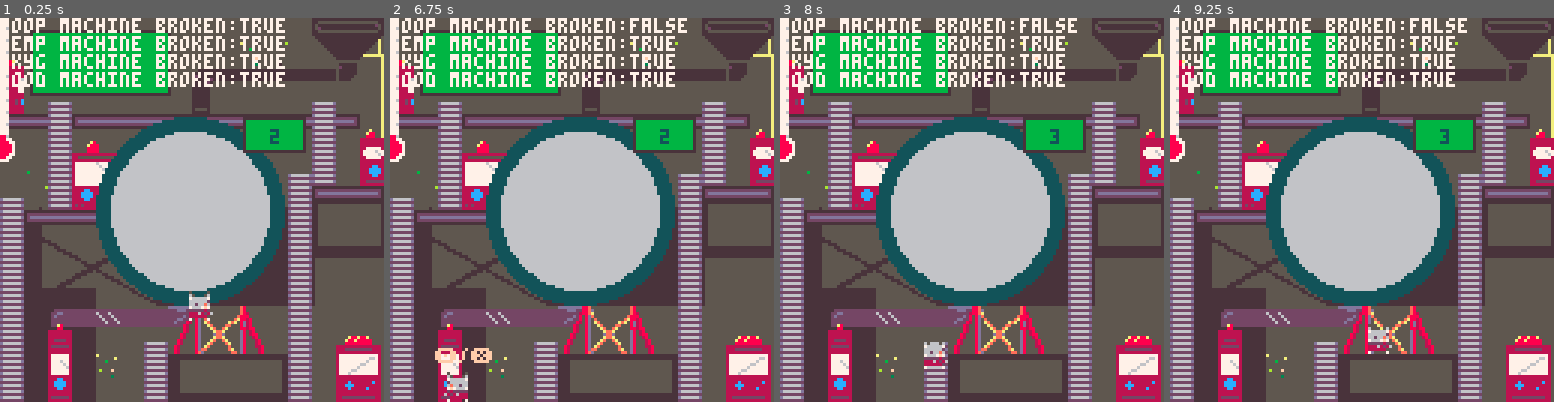
Above: before the commit, frames 1-4 (left to right).
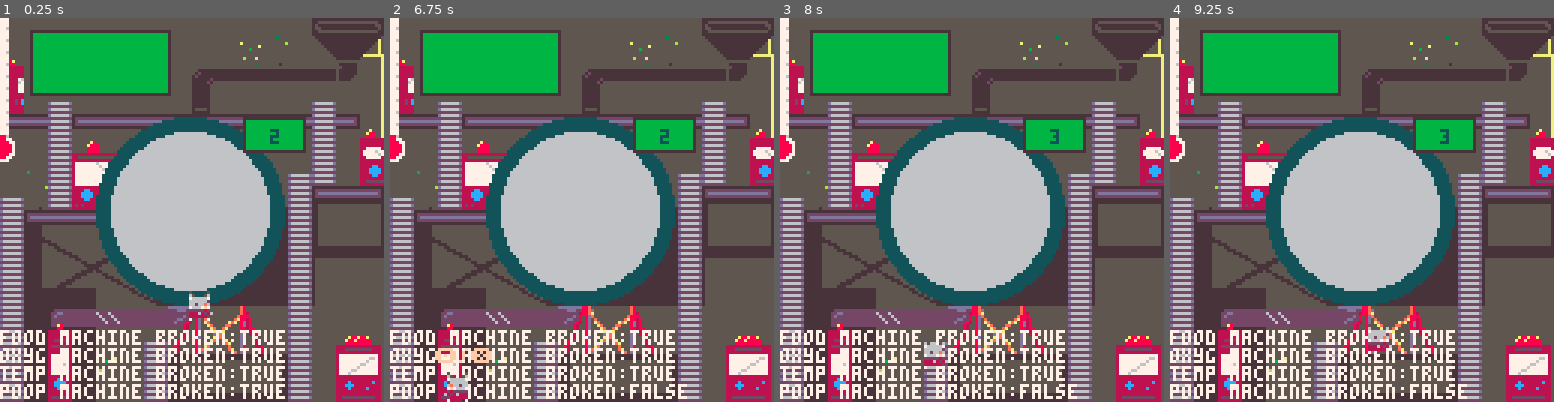
Above: after the commit, the same moments.

Repository: keatontate/gmtk-jam-2025
Game: PICO-8 cartridge src/loop-game.p8
The game is run twice, just before and just after one commit, with the same random seed, the same clock (stepped at 60 frames per second) and the same inputs.
Inputs:
- Up to frame 1 (0.25 s): no input
- Up to frame 2 (6.75 s): tap O (Z key) at 0.33, 0.7, 1.43, 2.22, 3.1, 3.98, 4.87, 5.75, 6.63 s; tap X (X key) at 1.07, 2.07, 2.4, 2.73, 3.07, 3.4, 3.73, 4.07, 4.4, 4.73, 5.07, 5.4, 5.73, 6.07, 6.4, 6.73 s; hold Left 1.97-2.37 s; hold Down 2.42-2.82 s; hold Right 2.87-3.53 s; hold Up 3.58-4.08 s; hold Right 4.13-4.53 s; hold Down 4.58-5.08 s; hold Left 5.13-5.8 s; hold Up 5.85-6.18 s; hold Left 6.23-6.63 s; hold Down from 6.68 s (still down)
- Up to frame 3 (8 s): tap X (X key) at 7.07, 7.4, 7.73 s; release Down at 7.08 s; hold Right 7.13-7.8 s; tap O (Z key) at 7.52 s; hold Up from 7.85 s (still down)
- Up to frame 4 (9.25 s): tap X (X key) every 0.33 s from 8.07 to 9.07 s; release Up at 8.35 s; hold Right 8.4-8.8 s; tap O (Z key) at 8.4 s; hold Down from 8.85 s (still down)

The runs differ from the first frame. In frame 1, 10% of the frame differs, in the area x 0-75%, y 0-100%; in frame 2, 9.9%; in frame 3, 10%; in frame 4, 10%.

Commit message:
Added basic cash and selling mechanics

Diff:
--- /dev/null
+++ b/src/cash.lua
@@ -0,0 +1,29 @@
+cash = 0
+
+function start_cash()
+    cash = 0
+end
+
+last_sell = -1
+
+function sell(n)
+    if time() - last_sell >= 1 then
+        last_sell = time()
+        if fish.count > 3 then
+            fish.count -= n
+            cash += n
+        end
+    end
+end
+
+function autosell()
+    if fish.count > 7500 then
+        sell(1000)
+    elseif fish.count > 1500 then
+        sell(5)
+    elseif fish.count > 500 then
+        sell(1)
+    else
+        sell(0)
+    end
+end
--- a/src/character.lua
+++ b/src/character.lua
@@ -10,7 +10,6 @@
 }
 
 debug_msg = ""
-
 player_msg = ""
 
 gravity = 0.3
@@ -162,6 +161,12 @@
   -- respawn if they fall off
   if (pl.y > 128) pl.y = 83
 
+
+  -- TEMP sell
+  if (btn(4) and btn(5)) then
+    sell(1)
+  end
+
 end
 
 function draw_pl()
--- a/src/fish.lua
+++ b/src/fish.lua
@@ -4,32 +4,34 @@
     happiness = 0
 }
 
+tank = {
+    max = 0
+}
+
+exponential = 1.05
+rate = 1
+
+
 function fish_start()
     fish.count = 2
     fish.happiness = 10
-    tank.max = 20
+    tank.max = 300
 end
 
 last_spawn_time = -1
 
 function spawn_fish()
-    if time() - last_spawn_time >= 1 and fish.happiness > 8 then
-        fish.count *= 1.05
+    if time() - last_spawn_time >= rate and fish.happiness > 8 and fish.count < tank.max then
+        fish.count *= exponential
         last_spawn_time = time()
         if fish.count > 999 then
             fish.thousand += flr(fish.count / 1000)
             fish.count = fish.count % 1000
-end
+        end
     end
 end
 
-tank = {
-    max = 0
-}
 
-function digits(n)
-    return #tostr(abs(n))
-end
 
 function format(count, thousand)
         local total = thousand * 1000 + count
@@ -44,8 +46,6 @@
     end
 end
 
-
-
 function draw_count()
     local display = format(fish.count, fish.thousand)
     print(display, 92 - #display * 2, 37, 0)
--- a/src/game-loop.lua
+++ b/src/game-loop.lua
@@ -6,6 +6,7 @@
   update_pl()
   update_machines()
   spawn_fish()
+  autosell()
 end
 
 function _draw()
--- a/src/loop-game.p8
+++ b/src/loop-game.p8
@@ -14,6 +14,7 @@
 #include map.lua
 #include machines.lua
 #include fish.lua
+#include cash.lua
 
 __gfx__
 00000000000000000000000000000000000000000000000000000000000000000700000066666666666666666666666600000009666666660000180000000000
--- a/src/machines.lua
+++ b/src/machines.lua
@@ -88,9 +88,9 @@
 
 
 function draw_machines()
-  print("poop machine broken:" .. tostr(poop_machine.broken), 0, 0, 3)
-  print("temp machine broken:" .. tostr(temp_machine.broken), 0, 6, 3)
-  print("oxyg machine broken:" .. tostr(oxyg_machine.broken), 0, 12, 3)
-  print("food machine broken:" .. tostr(food_machine.broken), 0, 18, 3)
+  print("poop machine broken:" .. tostr(poop_machine.broken), 0, 122, 3)
+  print("temp machine broken:" .. tostr(temp_machine.broken), 0, 116, 3)
+  print("oxyg machine broken:" .. tostr(oxyg_machine.broken), 0, 110, 3)
+  print("food machine broken:" .. tostr(food_machine.broken), 0, 104, 3)
 
 end
--- a/src/map.lua
+++ b/src/map.lua
@@ -34,7 +34,15 @@
   rectfill(11,5,55,24,11)
   -- -- for fish count
   rectfill(81,33,101,44,6)
-  rectfill(82,34,100,43,11)
+  if (fish.count / tank.max) < 0.3 then
+    rectfill(82,34,100,43,11)
+  elseif (fish.count / tank.max) < 0.5 then
+    rectfill(82,34,100,43,10)
+  elseif (fish.count / tank.max) < 0.8 then
+    rectfill(82,34,100,43,9)
+  else
+    rectfill(82,34,100,43,13)
+  end
 
   -- below stuff gets called in draw function
   -- draw top layer sprites/fish
